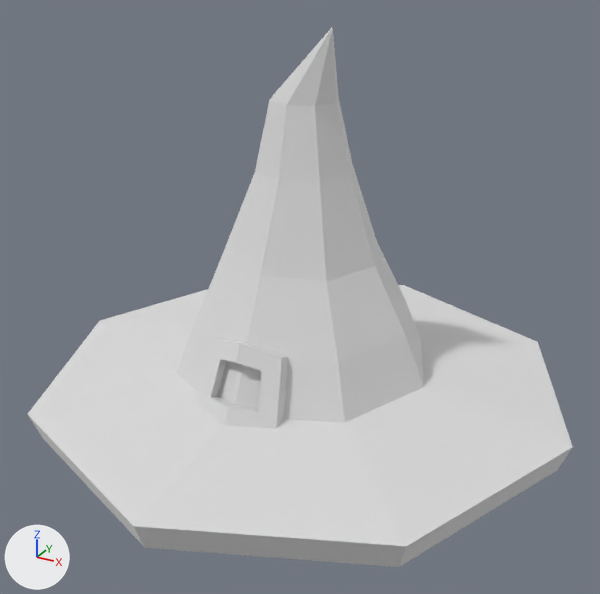
What one commit did to the glTF model models/ultimate-pack/low-poly-10/m/fantasy-hat-witch.glb.
Camera for both pictures: a 50 mm camera at (0.436, -0.769, 0.521) aimed at (0.028, -0.028, 0.151). Arrows for +X, +Y and +Z are at lower left; the lights stay in place. The picture after the commit comes second. Where no turn or scale is listed for an object, it has been applied to the vertices.

Before the edit, the objects in view are built like this:
```python
mat_17_grey_darkest = principled_material('17 GREY-DARKEST')
mat_17_grey_darkest.base_color = (0.8, 0.8, 0.8)  # white #e7e7e7
mat_17_grey_darkest.metallic = 0.4
mat_17_grey_darkest.roughness = 1.0
mat_29_orange_light = principled_material('29 ORANGE-LIGHT')
mat_29_orange_light.base_color = (0.8, 0.8, 0.8)  # white #e7e7e7
mat_29_orange_light.metallic = 0.4
mat_29_orange_light.roughness = 1.0
mat_57_black = principled_material('57 BLACK')
mat_57_black.base_color = (0.8, 0.8, 0.8)  # white #e7e7e7
mat_57_black.metallic = 0.4
mat_57_black.roughness = 1.0
me_hat_witch = bpy.data.meshes.new('hat-witch')
me_hat_witch.from_pydata(...)  # 98 vertices, 180 faces; spans x -0.316..0.316, y -0.316..0.316, z 0.003..0.438
# faces by material slot: [104, 40, 36]
me_hat_witch.materials.append(mat_17_grey_darkest)  # white #e7e7e7
me_hat_witch.materials.append(mat_57_black)  # white #e7e7e7
me_hat_witch.materials.append(mat_29_orange_light)  # white #e7e7e7
ob_hat_witch = bpy.data.objects.new('hat-witch', me_hat_witch)
ob_hat_witch.location = (0.017, 0.0, 0.0)
```
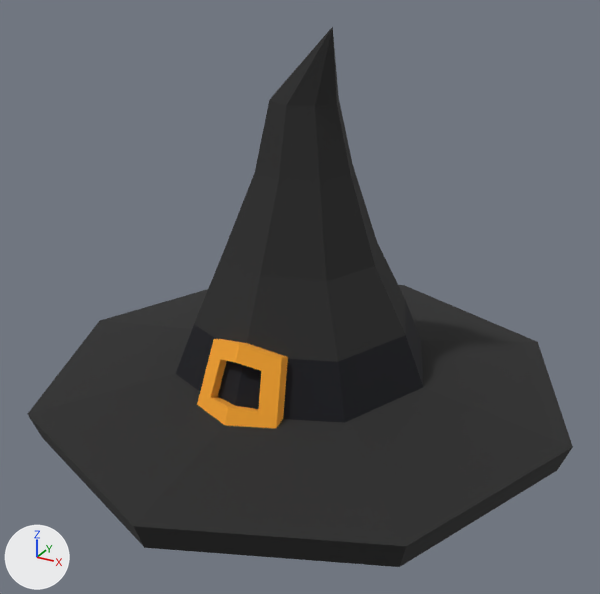
The change, as a diff of the scene's bpy script:
```diff
--- a/models/ultimate-pack/low-poly-10/m/fantasy-hat-witch.glb.py
+++ b/models/ultimate-pack/low-poly-10/m/fantasy-hat-witch.glb.py
@@ mat_17_grey_darkest @@
 mat_17_grey_darkest = principled_material('17 GREY-DARKEST')
-mat_17_grey_darkest.base_color = (0.8, 0.8, 0.8)  # white #e7e7e7
+mat_17_grey_darkest.base_color = (0.0222, 0.0222, 0.0222)  # black #292929
 mat_17_grey_darkest.metallic = 0.4
@@ mat_57_black @@
 mat_57_black = principled_material('57 BLACK')
-mat_57_black.base_color = (0.8, 0.8, 0.8)  # white #e7e7e7
+mat_57_black.base_color = (0.00638, 0.00688, 0.0106)  # black #13141a
 mat_57_black.metallic = 0.4
@@ mat_29_orange_light @@
 mat_29_orange_light = principled_material('29 ORANGE-LIGHT')
-mat_29_orange_light.base_color = (0.8, 0.8, 0.8)  # white #e7e7e7
+mat_29_orange_light.base_color = (0.956, 0.381, 0.0262)  # orange #faa62d
 mat_29_orange_light.metallic = 0.4
```

What differs and where, as boxes (x1, y1, x2, y2) in the pictures (600 x 594 px):
'hat-witch', recoloured (white to black)
    both: (28, 27, 573, 567)
